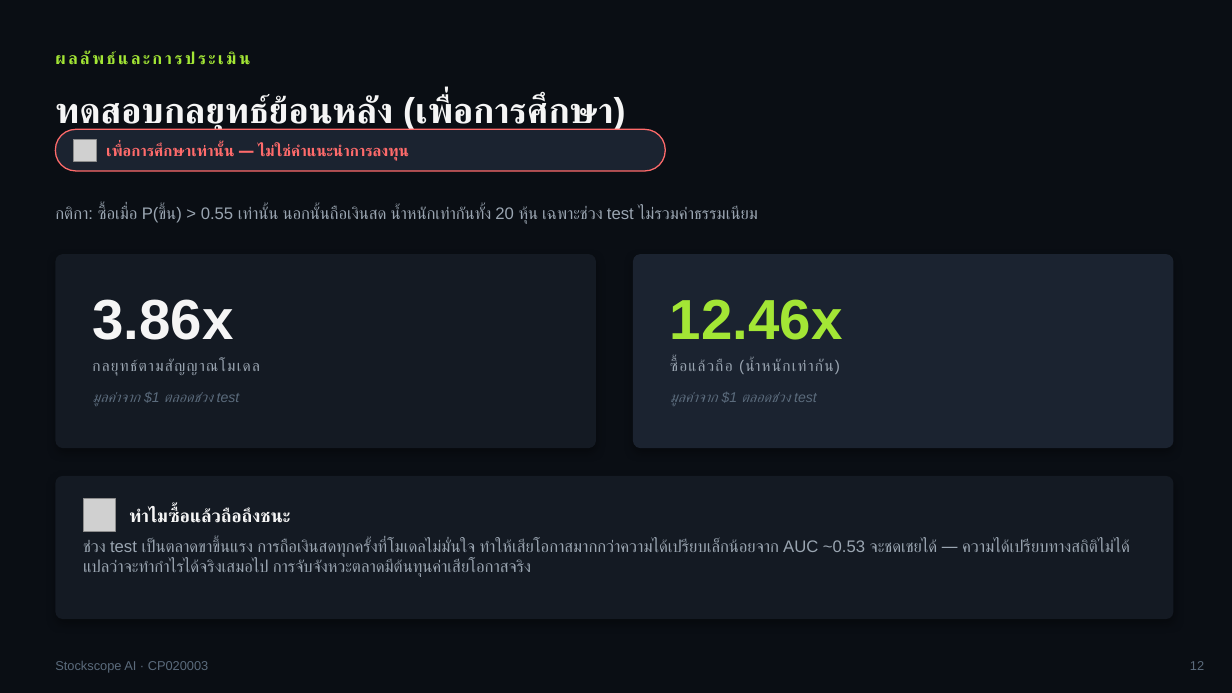
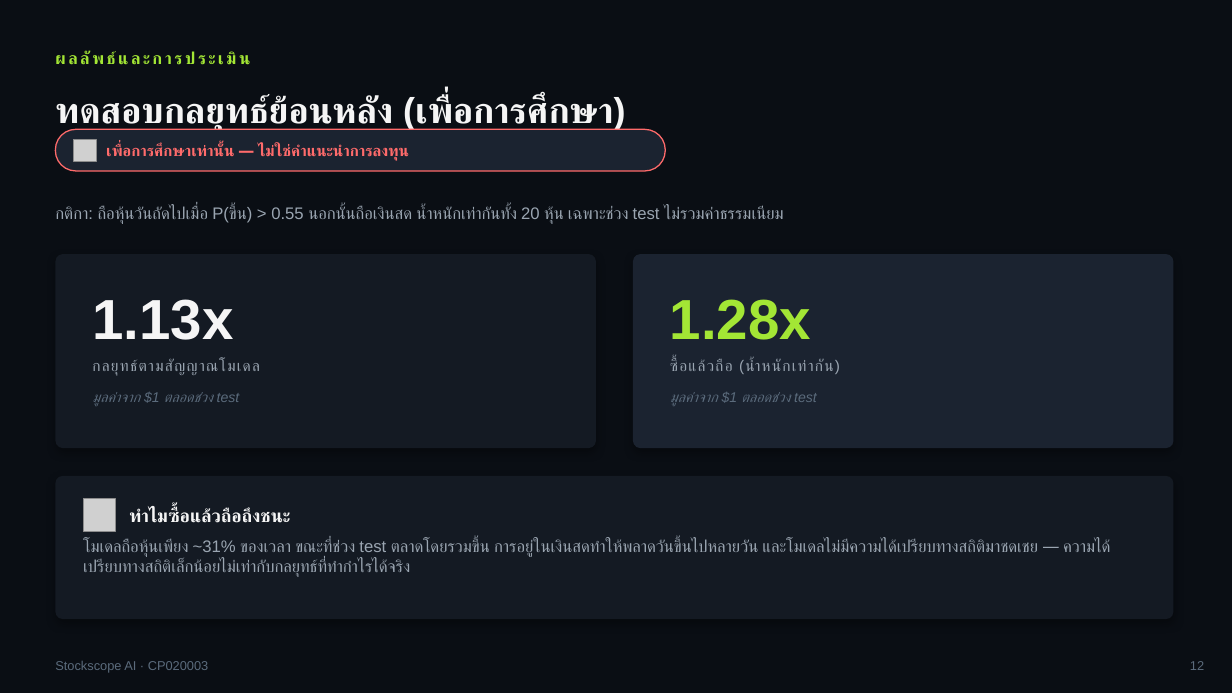
Before and after one commit to txphichatwanich19-rgb/stockscope, a slide deck: slide 12 of ml/stock_direction_presentation.pptx. Drawn at 1232x693 pixels with LibreOffice and Linux fonts; fonts in the diff are those of the drawing; grey boxes stand for pictures. Boxes give left, top, right and bottom in pixels: in the first picture for what was removed or moved away, otherwise in the second. Text is boxed around its words. In the diff, an @@ line names an element or a change of style, - is before the commit and + after.

```diff
--- a/ml/stock_direction_presentation.pptx
+++ b/ml/stock_direction_presentation.pptx
@@ text at <box>55,205,784,224</box>: text changed @@
-กติกา: ซื้อเมื่อ P(ขึ้น) > 0.55 เท่านั้น นอกนั้นถือเงินสด น้ำหนักเท่ากันทั้ง 20 หุ้น เฉพาะช่วง test ไม่รวมค่าธรรมเนียม
+กติกา: ถือหุ้นวันถัดไปเมื่อ P(ขึ้น) > 0.55 นอกนั้นถือเงินสด น้ำหนักเท่ากันทั้ง 20 หุ้น เฉพาะช่วง test ไม่รวมค่าธรรมเนียม
@@ text at <box>92,299,233,340</box>: text changed @@
-3.86x
+1.13x
@@ text at <box>670,299,811,340</box>: text changed @@
-12.46x
+1.28x
@@ text at <box>83,540,1110,577</box>: text changed @@
-ช่วง test เป็นตลาดขาขึ้นแรง การถือเงินสดทุกครั้งที่โมเดลไม่มั่นใจ ทำให้เสียโอกาสมากกว่าความได้เปรียบเล็กน้อยจาก AUC ~0.53 จะชดเชยได้ — ความได้เปรียบทางสถิติไม่ได้แปลว่าจะทำกำไรได้จริงเสมอไป การจับจังหวะตลาดมีต้นทุนค่าเสียโอกาสจริง
+โมเดลถือหุ้นเพียง ~31% ของเวลา ขณะที่ช่วง test ตลาดโดยรวมขึ้น การอยู่ในเงินสดทำให้พลาดวันขึ้นไปหลายวัน และโมเดลไม่มีความได้เปรียบทางสถิติมาชดเชย — ความได้เปรียบทางสถิติเล็กน้อยไม่เท่ากับกลยุทธ์ที่ทำกำไรได้จริง
```
Also in this commit, not shown: 8 other slides changed, 4 other files.
